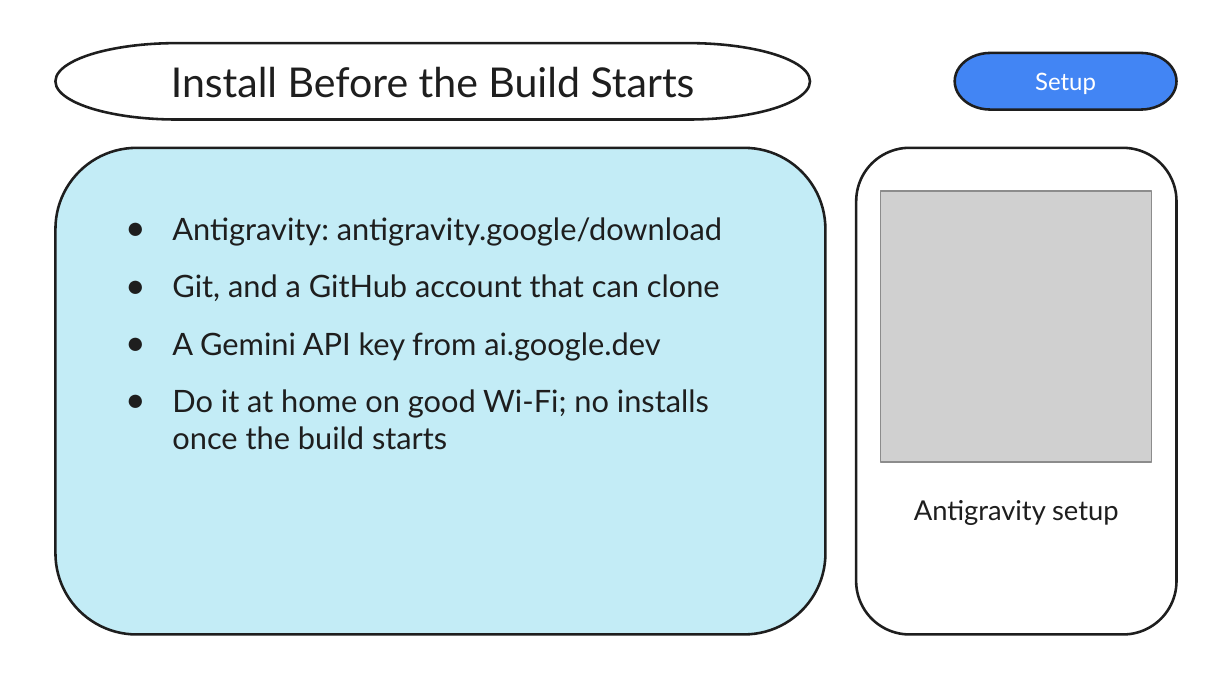
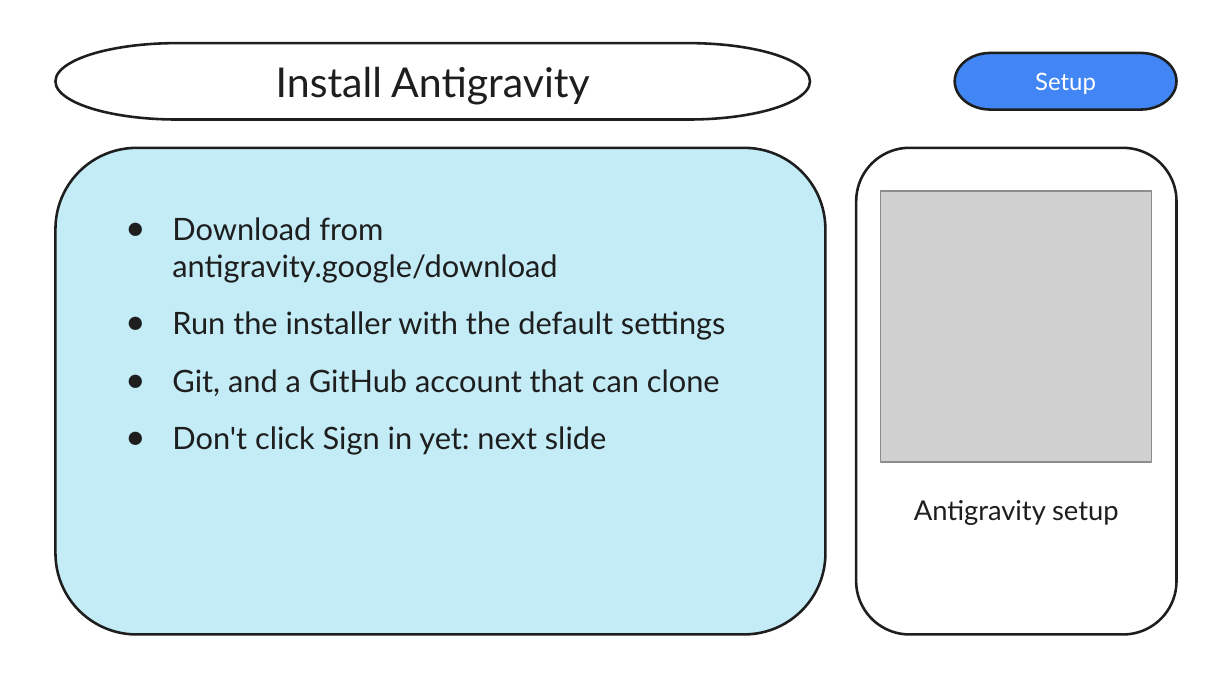
Before and after one commit to xbill9/codejam-claude, a slide deck: slide 8 of slides/code-jam.pptx (slide 5 before the commit). Drawn at 1232x693 pixels with LibreOffice and Linux fonts; fonts in the diff are those of the drawing; grey boxes stand for pictures. Boxes give left, top, right and bottom in pixels: in the first picture for what was removed or moved away, otherwise in the second. Text is boxed around its words. In the diff, an @@ line names an element or a change of style, - is before the commit and + after.

```diff
--- a/slides/code-jam.pptx
+++ b/slides/code-jam.pptx
@@ text in pill shape at [276, 66, 590, 105]: text changed @@
-Install Before the Build Starts
+Install Antigravity
@@ text at [172, 217, 726, 340]: text changed @@
-● Antigravity: antigravity.google/download
+● Download from antigravity.google/download
+● Run the installer with the default settings
@@ text at [172, 426, 606, 455]: text changed @@
-● A Gemini API key from ai.google.dev
-● Do it at home on good Wi-Fi; no installs once the build starts
+● Don't click Sign in yet: next slide
```
Also in this commit, not shown: 5 other slides changed, 4 slides added, 1 slide removed, 2 other files.
